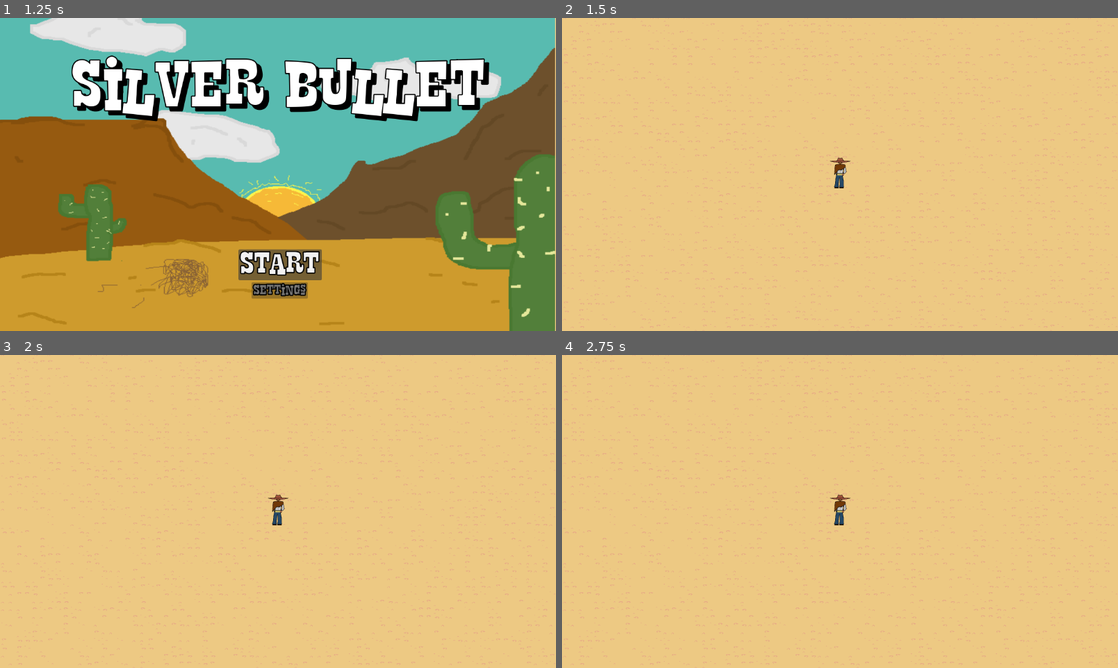
Above: before the commit, frames 1-4 (two rows, left to right).
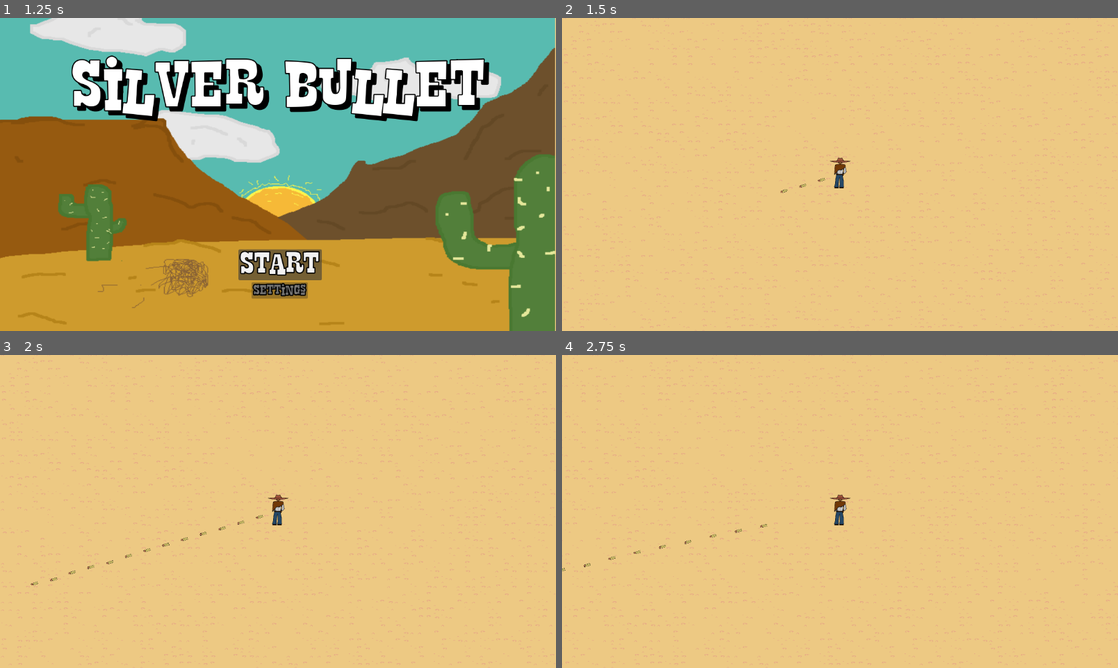
Above: after the commit, the same moments.

Repository: Fireteen69/SIlver-metal
Game: Godot game, scene res://Scenes/main (2).tscn
Two runs of this game, one before a commit and one after it. Both use one fixed random seed, a clock stepped at 60 frames per second and the inputs below.
Inputs:
- Up to frame 1 (1.25 s): click "Start" at 0.5 s
- Up to frame 2 (1.5 s): click "Start" at 1.25 s
- Up to frame 3 (2 s): no input
- Up to frame 4 (2.75 s): hold D (walk_right) from 2.03 s (still down)

Frame 1 is identical in both runs. In frame 2, less than 0.1% of the frame differs, in the area x 39-51%, y 49-56%; in frame 3, 0.1%; in frame 4, 2.0%, in the area x 0-100%, y 0-100%.
Error before the commit: Parse Error: Preload file "res://bullet.tscn" does not exist. (res://Scripts/player.gd:10)

Commit message:
exp good
exp good

Diff:
--- a/vamp-surv--change--main/Scenes/Player.tscn
+++ b/vamp-surv--change--main/Scenes/Player.tscn
@@ -1,8 +1,7 @@
-[gd_scene load_steps=6 format=3 uid="uid://b7qqjpnkdbk6o"]
+[gd_scene load_steps=5 format=3 uid="uid://b7qqjpnkdbk6o"]
 
 [ext_resource type="Script" uid="uid://m06hv4bckya8" path="res://Scripts/player.gd" id="1_alyrr"]
 [ext_resource type="Texture2D" uid="uid://chipsx0q4l3x5" path="res://Icons/cowboy (no bebop).png" id="2_w1fy2"]
-[ext_resource type="PackedScene" uid="uid://d3caog6p3mabx" path="res://Scenes/bullet.tscn" id="3_rqb57"]
 
 [sub_resource type="RectangleShape2D" id="RectangleShape2D_22s0n"]
 size = Vector2(53, 75)
@@ -32,11 +31,8 @@
 position = Vector2(0.5, -3)
 shape = SubResource("RectangleShape2D_igwvf")
 
-[node name="Bullet" parent="." instance=ExtResource("3_rqb57")]
-position = Vector2(1, 0)
-
-[node name="bullet_timer" type="Timer" parent="."]
-wait_time = 0.75
+[node name="bullet_timer" type="Timer" parent="." groups=["player"]]
+wait_time = 0.05
 
 [connection signal="area_entered" from="Area2D" to="." method="_on_area_2d_area_entered"]
 [connection signal="body_entered" from="Area2D" to="." method="_on_area_2d_body_entered"]
--- a/vamp-surv--change--main/Scenes/star.gd
+++ b/vamp-surv--change--main/Scenes/star.gd
@@ -1,6 +1,9 @@
 extends StaticBody2D
 signal exp
-
+@onready var player = get_tree().current_scene.get_node("Player")
+var direction: Vector2 = Vector2.ZERO
+var new_direction = Vector2(0, 1)
+var speed = 700
 # Called when the node enters the scene tree for the first time.
 func _ready() -> void:
 	pass # Replace with function body.
@@ -8,10 +11,13 @@
 
 # Called every frame. 'delta' is the elapsed time since the previous frame.
 func _process(delta: float) -> void:
-	pass
-
+		var moving =speed*direction*delta
+		var player_distance = player.position - position
+		if player_distance.length() <= 120:
+			direction = player_distance.normalized()
+		position+=moving
 
 func _on_area_2d_body_entered(body: Node2D) -> void:
 	if body.name == "Player":
+		exp.emit
 		queue_free()
-		exp.emit
--- /dev/null
+++ b/vamp-surv--change--main/Scenes/texture_progress_bar.gd
@@ -0,0 +1 @@
+extends TextureProgressBar
--- a/vamp-surv--change--main/Scripts/enemy.gd
+++ b/vamp-surv--change--main/Scripts/enemy.gd
@@ -3,6 +3,8 @@
 var max_enemy_health = 100
 @onready var player = get_tree().current_scene.get_node("Player")
 @onready var exp_scene=preload("res://Scenes/star.tscn")
+
+
 
 var direction: Vector2 = Vector2.ZERO
 var new_direction = Vector2(0, 1)
@@ -16,7 +18,11 @@
 
 func _physics_process(delta):
 	if enemy_health <= 0:
+		var exp= exp_scene.instantiate()
+		exp.position= self.position
+		get_tree().current_scene.add_child(exp)
 		queue_free()
+
 	var movement = speed * direction * delta
 	var collision = move_and_collide(movement)
 	if collision != null and collision.get_collider().name != "player":
@@ -60,14 +66,9 @@
 
 
 func _process(delta: float) -> void:
-	if enemy_health <= 0:
-		var exp= exp_scene.instantiate()
-		get_parent().root.get_node("Main").add_child(exp)
-		queue_free()
-
+	pass
 
 
 func _on_area_2d_area_entered(area: Area2D) -> void:
 	if area.is_in_group("Bullet"):
 		enemy_health-=20
-		print(enemy_health)
--- a/vamp-surv--change--main/Scripts/player.gd
+++ b/vamp-surv--change--main/Scripts/player.gd
@@ -7,7 +7,7 @@
 var max_exp=100
 @onready var bullet_timer =$bullet_timer
 #@onready var health=$%health
-@onready var bullet_scene =preload("res://bullet.tscn")
+@onready var bullet_scene =preload("res://Scenes/bullet.tscn")
 @export var speed = 270
 func _process(delta: float) -> void:
 	var velocity = Vector2.ZERO
--- a/vamp-surv--change--main/project.godot
+++ b/vamp-surv--change--main/project.godot
@@ -27,6 +27,7 @@
 
 Enemies=""
 Bullet=""
+player=""
 
 [input]
 
Not shown, added: vamp-surv--change--main/Scenes/texture_progress_bar.gd.uid
